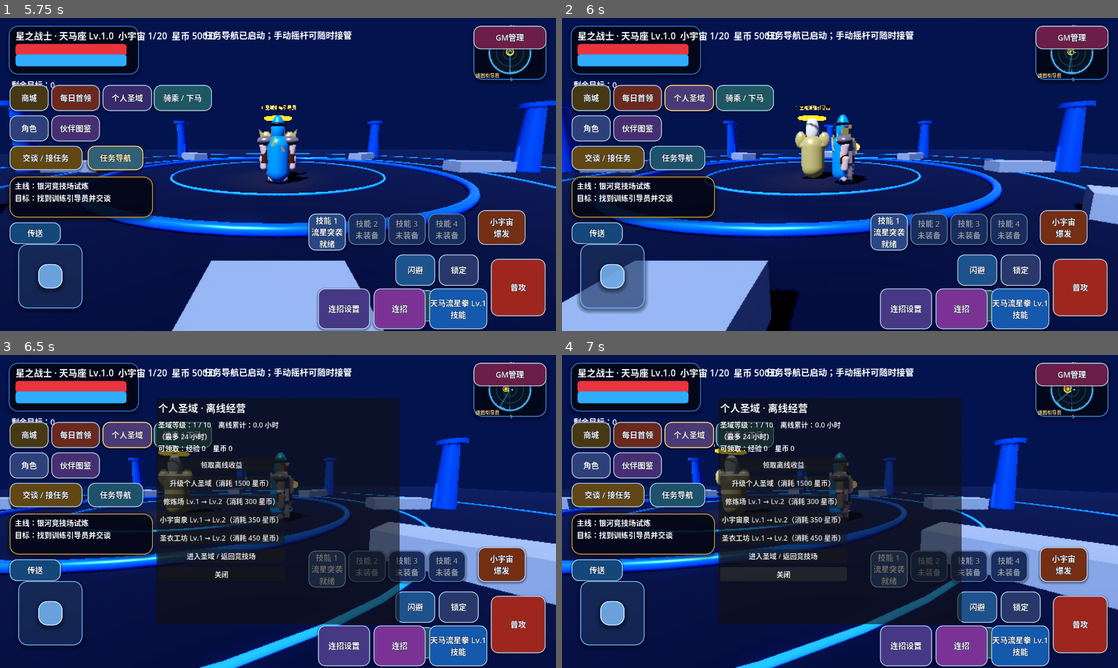
Above: before the commit, frames 1-4 (two rows, left to right).
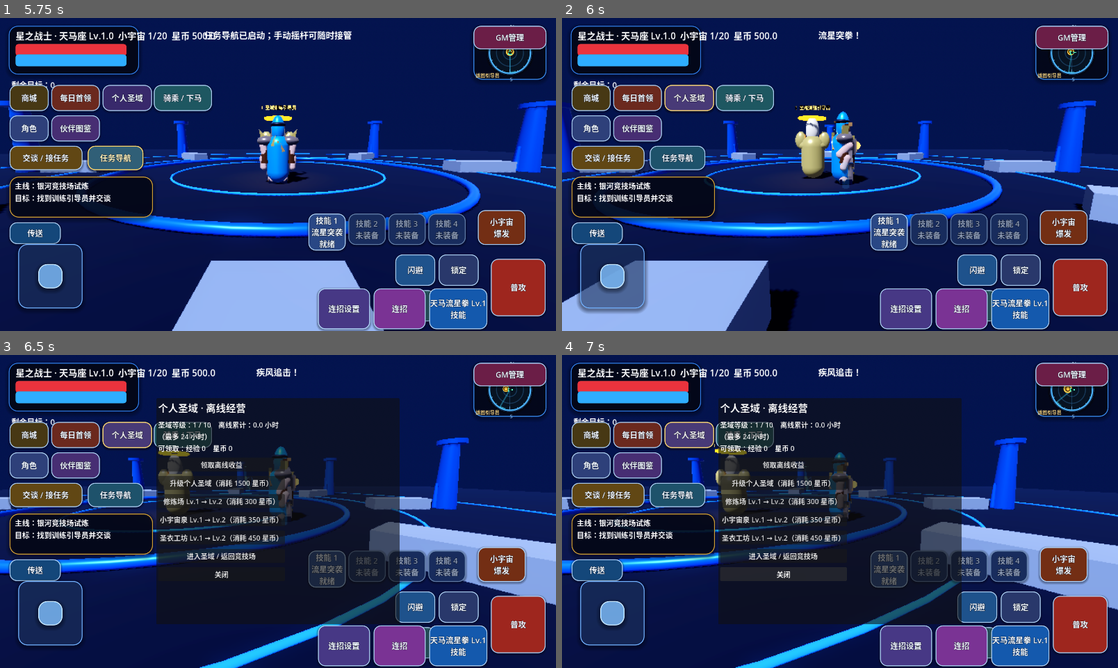
Above: after the commit, the same moments.

Repository: Qazwesrd/Saint-Seiya-Universe-War
Game: Godot game, scene res://scenes/main_menu.tscn
The game is run twice, just before and just after one commit, with the same random seed, the same clock (stepped at 60 frames per second) and the same inputs.
Inputs (mouse positions are in pixels of both pictures, inside the frame that each line leads up to):
- Up to frame 1 (5.75 s): click "开始新游戏 / 新建存档" at 0.5 s; click "开始新游戏 / 新建存档" at 1.25 s; click "继续游戏 / 存档管理" at 2 s; click "游戏设置" at 2.75 s; click "读取" at 3.5 s; click "交谈 / 接任务" at 4.25 s; click "任务导航" at 5 s
- Up to frame 2 (6 s): tap Enter (ui_accept) at 5.75 s; move the mouse to (962, 158) at 5.77 s; hold Right (ui_right) from 5.78 s (still down); click (962, 158) at 5.92 s
- Up to frame 3 (6.5 s): keep holding Right (ui_right); tap Enter (ui_accept) at 6.02, 6.32 s
- Up to frame 4 (7 s): release Right (ui_right) at 6.5 s; drag from (728, 527) to (812, 574) at 6.52 s

Frame 1 is identical in both runs. In frame 2, 1.0% of the frame differs, in the area x 36-64%, y 4-55%; in frame 3, 0.9%; in frame 4, 0.5%.
Error before the commit: Parse Error: Cannot infer the type of "startup" variable because the value doesn't have a set type. (res://scripts/skill_animation_catalog.gd:160)

Commit message:
Fix typed combo timing values for Godot 4.4

Diff:
--- a/game/scripts/skill_animation_catalog.gd
+++ b/game/scripts/skill_animation_catalog.gd
@@ -157,9 +157,9 @@
     var step := clampi(combo_step, 1, 3)
     var motions: Array = BASIC_COMBO_MOTIONS[class_id]
     var motion := str(motions[step - 1])
-    var startup := [0.10, 0.13, 0.18][step - 1]
-    var active := [0.16, 0.19, 0.24][step - 1]
-    var recovery := [0.18, 0.22, 0.34][step - 1]
+    var startup: float = [0.10, 0.13, 0.18][step - 1]
+    var active: float = [0.16, 0.19, 0.24][step - 1]
+    var recovery: float = [0.18, 0.22, 0.34][step - 1]
     return {
         "class_id": class_id,
         "motion": motion,
